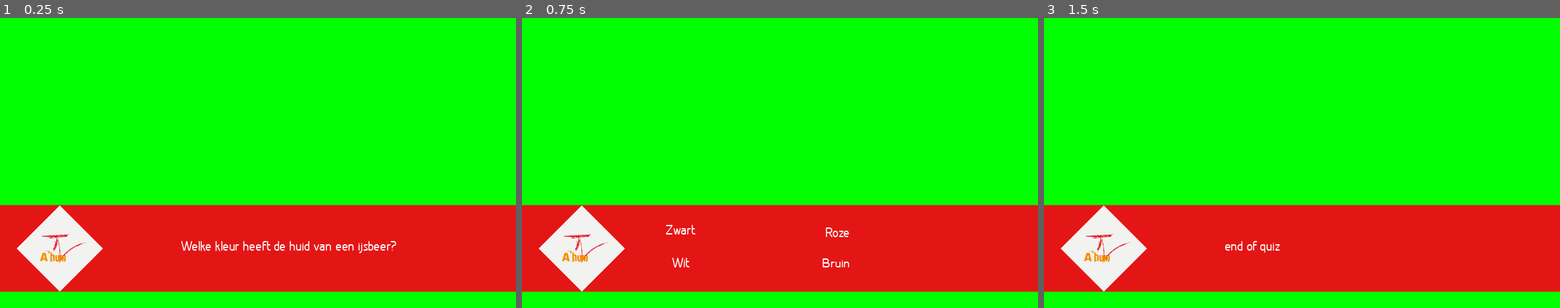
Above: before the commit, frames 1-3 (left to right).
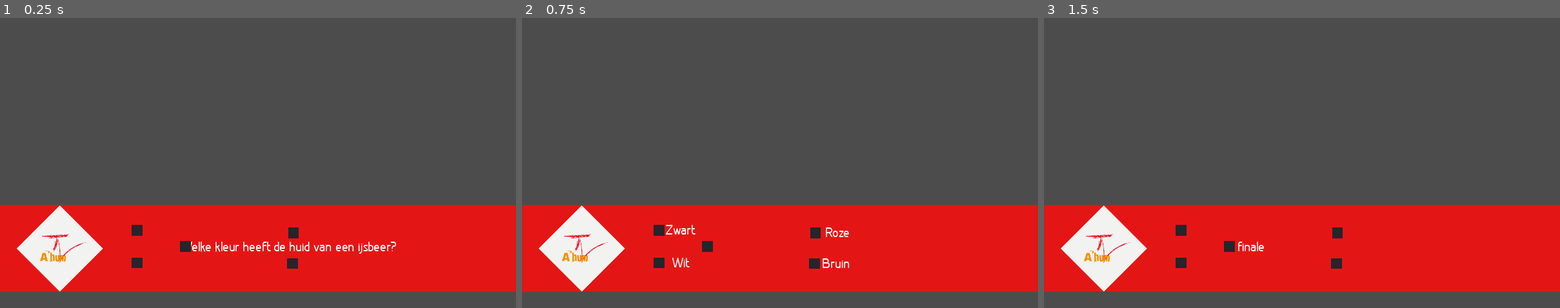
Above: after the commit, the same moments.

Repository: Frain-Breeze/KK-ONC
Game: Godot game, scene res://scenes/main.tscn
Two runs of this game, one before a commit and one after it. Both use one fixed random seed, a clock stepped at 60 frames per second and the inputs below.
Inputs:
- Up to frame 1 (0.25 s): no input
- Up to frame 2 (0.75 s): tap Enter at 0.5 s; tap Up (advance_question) at 0.6 s
- Up to frame 3 (1.5 s): tap Space at 1.25 s; tap Right (advance_round) at 1.35 s

The runs differ from the first frame. In frame 1, 71% of the frame differs, in the area x 0-100%, y 0-100%; in frame 2, 71%; in frame 3, 71%.

Commit message:
push

Diff:
--- a/project.godot
+++ b/project.godot
@@ -96,5 +96,4 @@
 quality/driver/driver_name="GLES2"
 vram_compression/import_etc=true
 vram_compression/import_etc2=false
-environment/default_clear_color=Color( 0, 1, 0, 1 )
 environment/default_environment="res://default_env.tres"
--- a/scenes/answer.tscn
+++ b/scenes/answer.tscn
@@ -11,7 +11,7 @@
 
 [node name="text" type="Label" parent="."]
 margin_right = 203.0
-margin_bottom = 40.0
+margin_bottom = 51.0
 custom_fonts/font = ExtResource( 1 )
 text = "yes"
 align = 1
@@ -19,3 +19,7 @@
 __meta__ = {
 "_edit_use_anchors_": false
 }
+
+[node name="Panel" type="Panel" parent="text"]
+margin_right = 40.0
+margin_bottom = 40.0
--- a/scripts/main.gd
+++ b/scripts/main.gd
@@ -102,8 +102,10 @@
 		$UI/questions/answer2/text.text = ""
 		$UI/questions/answer3/text.text = ""
 		$UI/questions/answer4/text.text = ""
-		if(currentRound >= content.size()-1):
+		if(currentRound >= content.size()):
 			$UI/questions/question/text.text = "end of quiz"
+		elif(currentRound >= content.size()-1):
+			$UI/questions/question/text.text = "finale"
 		else:
 			$UI/questions/question/text.text = "moving on to round " + str(currentRound+2)
 		return
